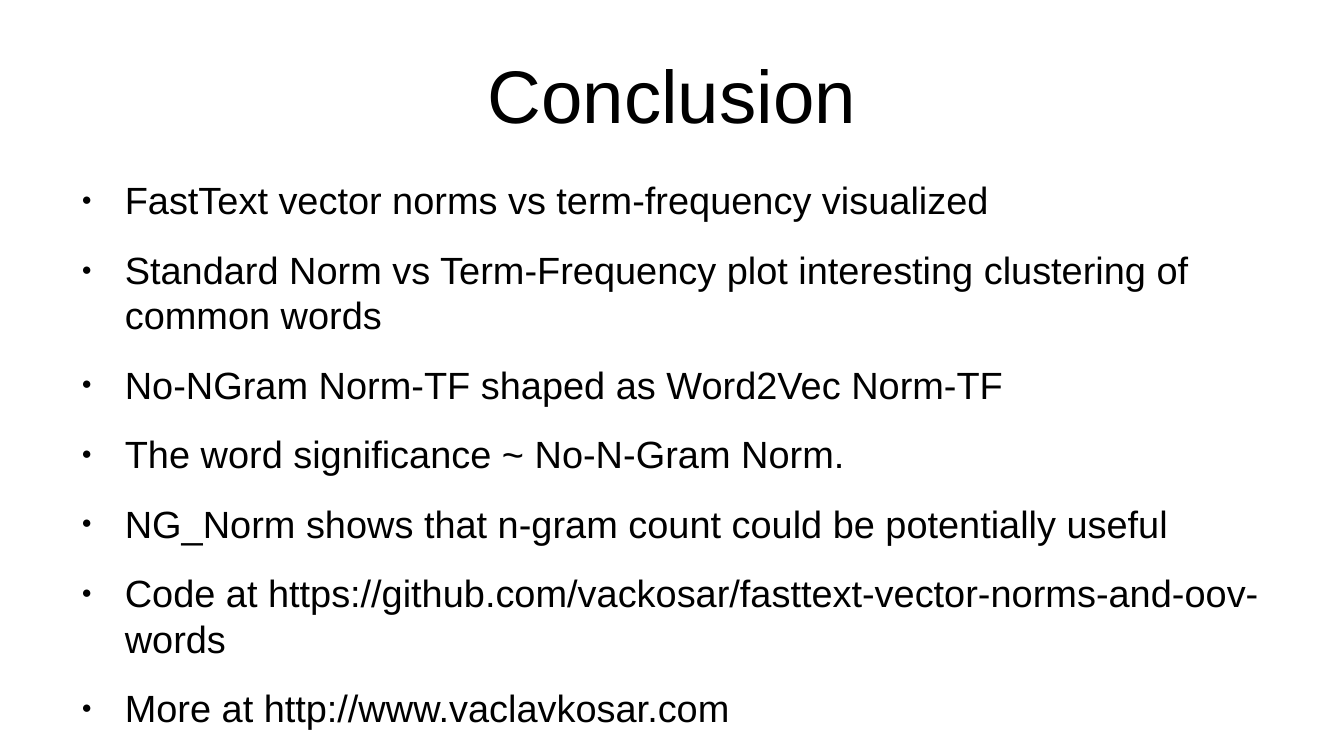
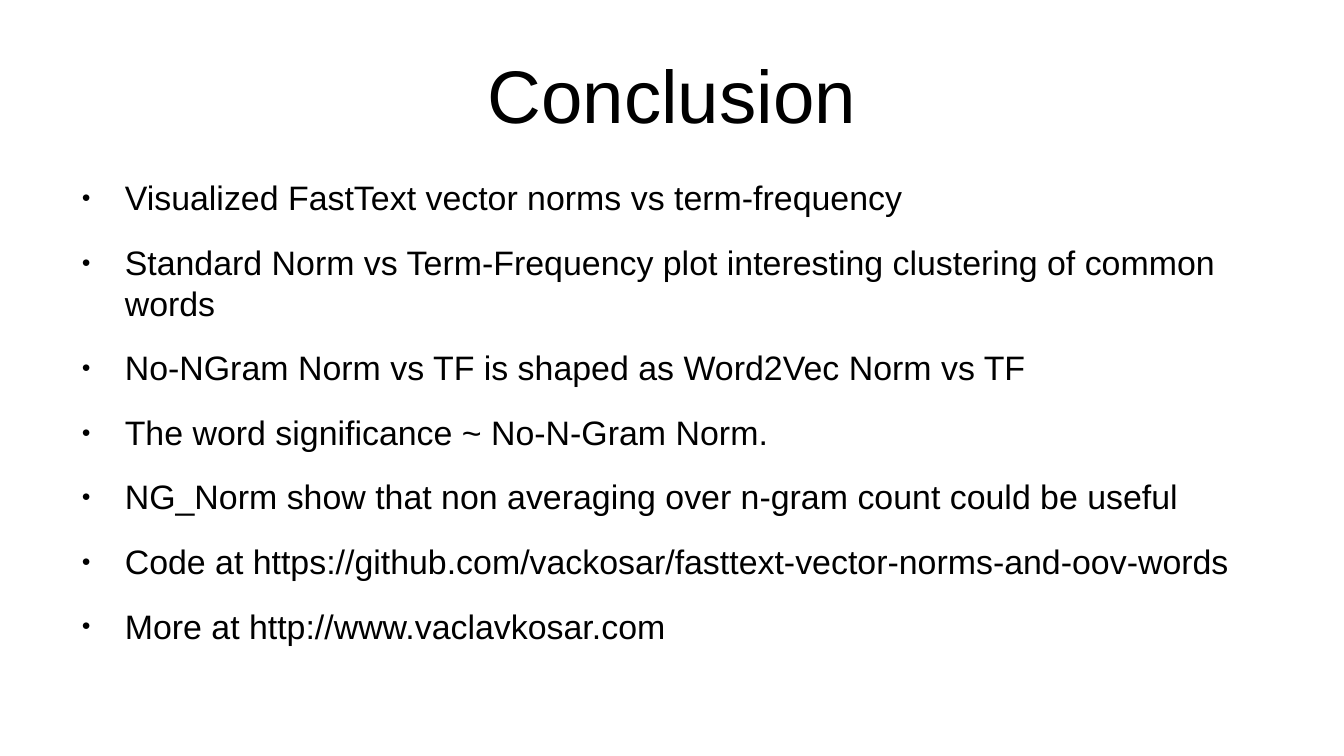
Before and after one commit to vackosar/fasttext-vector-norms-and-oov-words, a slide deck: slide 13 of presentation.odp. Drawn at 1344x756 pixels with LibreOffice and Linux fonts; fonts in the diff are those of the drawing. Boxes give left, top, right and bottom in pixels: in the first picture for what was removed or moved away, otherwise in the second. Text is boxed around its words. In the diff, an @@ line names an element or a change of style, - is before the commit and + after.

Commit message:
presentation

```diff
--- a/presentation.odp
+++ b/presentation.odp
@@ text at <box>125,185,902,217</box>: text changed; size 22.4 to 20 pt @@
-● FastText vector norms vs term-frequency visualized
+● Visualized FastText vector norms vs term-frequency
@@ text at <box>125,250,1229,646</box>: size 22.4 to 20 pt in "Standard Norm vs Term-Frequency plot interesting clustering ...", "The word significance ~ No-N-Gram Norm.", "Code at https://github.com/vackosar/fasttext-vector-norms-an ...", "More at http://www.vaclavkosar.com" @@
@@ text at <box>125,355,1025,387</box>: text changed; size 22.4 to 20 pt @@
-● No-NGram Norm-TF shaped as Word2Vec Norm-TF
+● No-NGram Norm vs TF is shaped as Word2Vec Norm vs TF
@@ text at <box>125,484,1177,516</box>: text changed; size 22.4 to 20 pt @@
-● NG_Norm shows that n-gram count could be potentially useful
+● NG_Norm show that non averaging over n-gram count could be useful
```
Also in this commit, not shown: 7 other slides changed.
